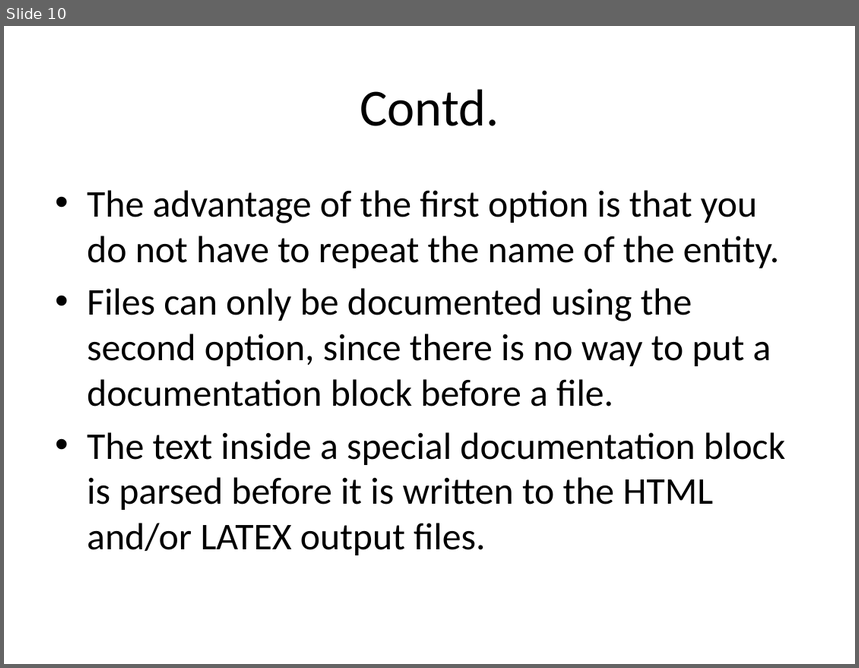
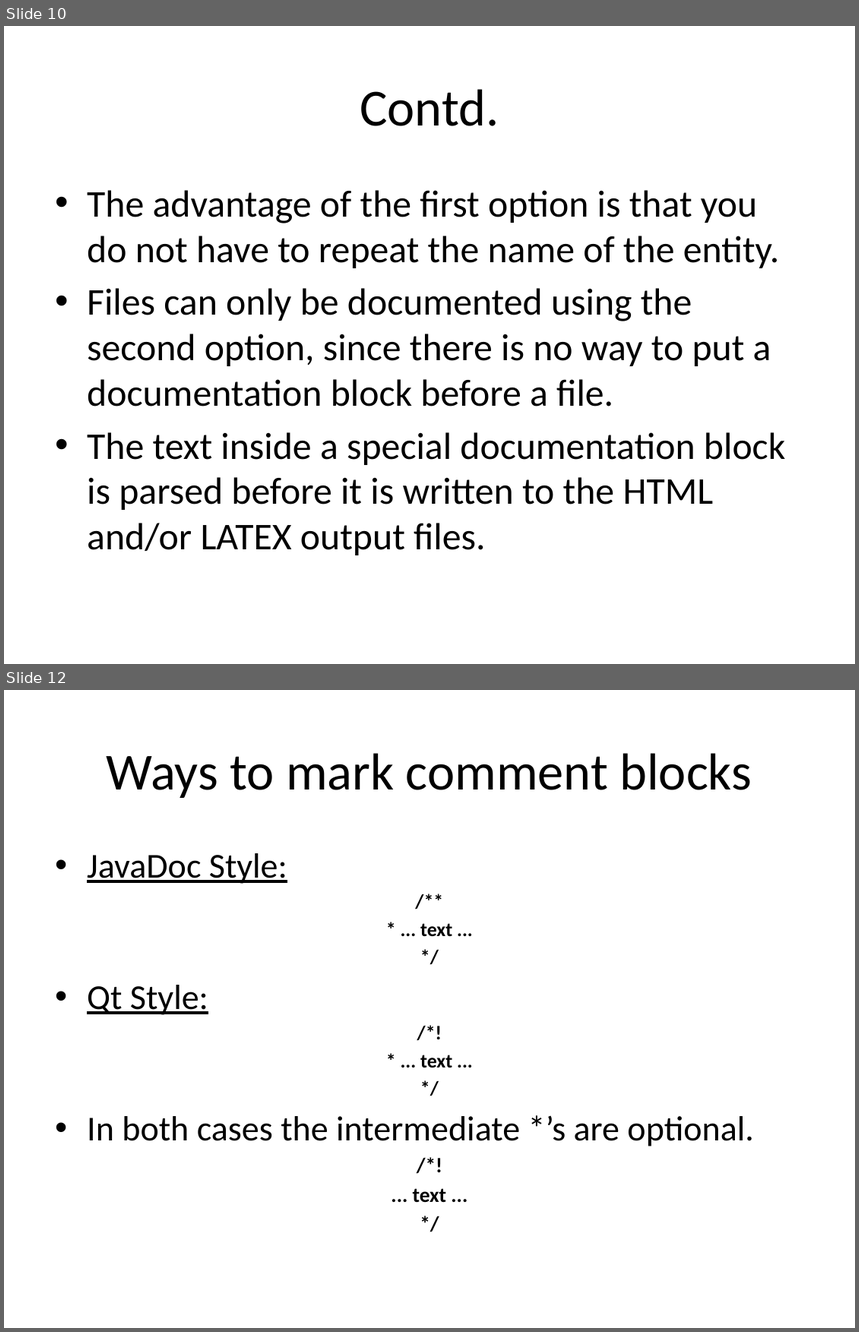
Before and after one commit to rongpt/trygit, a slide deck: Doxygen.pptx. Shown one above the other, each under a label of ours: slide 10 before the commit, slides 10 and 12 after it; the slides between them are not shown. The pictures are 859x668 and 859x1332 pixels, drawn with LibreOffice and Linux fonts; fonts in the diff are those of the drawing. Boxes give left, top, right and bottom in pixels: in the first picture for what was removed or moved away, otherwise in the second. Text is boxed around its words. In the diff, an @@ line names an element or a change of style, - is before the commit and + after.

```diff
--- a/Doxygen.pptx
+++ b/Doxygen.pptx
@@ slide 12 added at bbox=[4, 690, 855, 1328], background #FFFFFF @@
@@ title added at bbox=[107, 753, 752, 798], 44 pt, text #000000 @@
+Ways to mark comment blocks
@@ text added at bbox=[87, 853, 754, 1203], 29.6 pt, text #000000 @@
+• JavaDoc Style:
+/**
+* ... text ...
+*/
+• Qt Style:
+/*!
+* ... text ...
+*/
+• In both cases the intermediate *’s are optional.
+/*!
+... text ...
+*/
```
Also in this commit, not shown: 9 other slides added, 1 slide removed.
